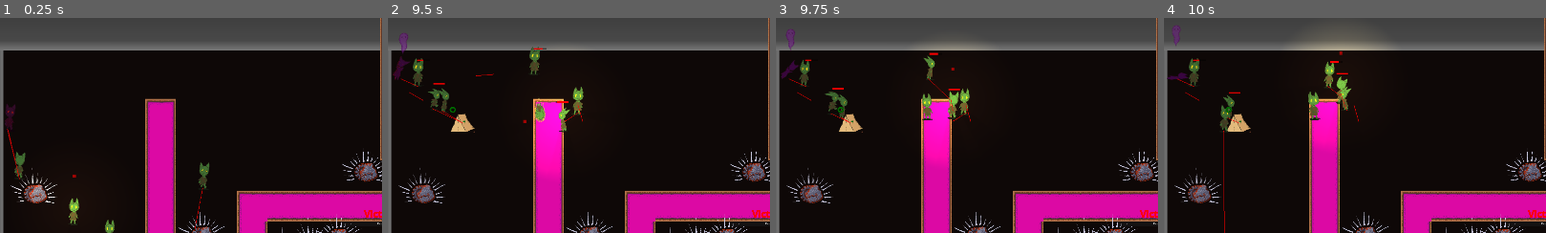
Above: before the commit, frames 1-4 (left to right).
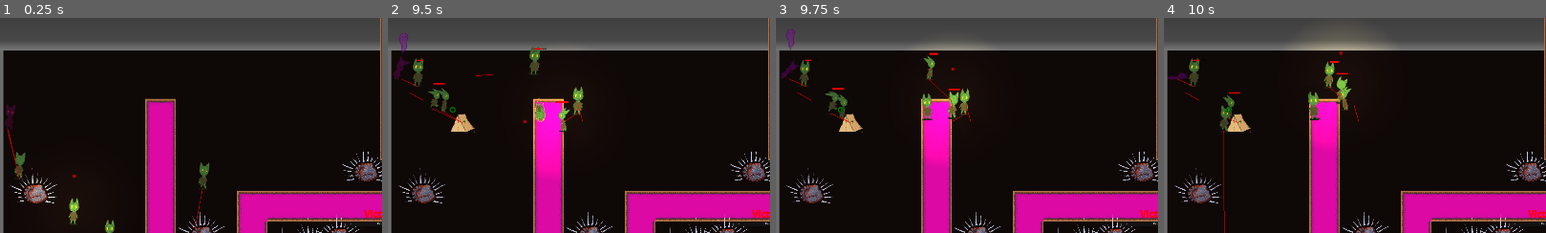
Above: after the commit, the same moments.

Repository: loteque/GoblinGame
Game: Godot game, scene res://tests/test_main_overview.tscn
Two runs of this game, one before a commit and one after it. Both use one fixed random seed, a clock stepped at 60 frames per second and the inputs below. This scene is started directly instead of the project's main scene.
Inputs (mouse positions are % of the whole screen's width and height, from its top left):
- Up to frame 1 (0.25 s): no input
- Up to frame 2 (9.5 s): move the mouse to (45, 70) at 0.52 s; hold Shift (call) 0.53-1.28 s; hold W (up) 0.53-2.03 s; click (45, 70) at 0.67 s; move the mouse to (80, 65) at 1.27 s; tap G (place) every 2.25 s from 1.35 to 8.1 s; move the mouse to (20, 35) at 2.02 s; hold A (left) 2.03-3.53 s; tap Space (throw) every 2.25 s from 2.1 to 8.85 s; move the mouse to (55, 50) at 2.77 s; tap Shift (call) at 2.85, 7.35 s; click (55, 50) at 2.92 s; move the mouse to (35, 25) at 3.52 s; hold S (down) 3.53-4.28 s; move the mouse to (72, 45) at 4.27 s; hold D (right) 4.28-5.03 s; move the mouse to (30, 55) at 5.02 s; hold W (up) 5.03-5.78 s; hold Shift (call) 5.03-5.78 s; click (30, 55) at 5.17 s; move the mouse to (60, 28) at 5.77 s; hold D (right) 5.78-8.03 s; move the mouse to (45, 70) at 6.52 s; move the mouse to (80, 65) at 7.27 s; click (80, 65) at 7.42 s; move the mouse to (20, 35) at 8.02 s; hold S (down) 8.03-8.78 s; move the mouse to (55, 50) at 8.77 s; hold A (left) from 8.78 s (still down)
- Up to frame 3 (9.75 s): move the mouse to (35, 25) at 9.52 s; release A (left) at 9.53 s; hold W (up) from 9.53 s (still down); hold Shift (call) from 9.53 s (still down); click (35, 25) at 9.67 s
- Up to frame 4 (10 s): keep holding W (up); keep holding Shift (call)
The pictures show only the part of the screen within x 0-50%, y 4-54%; the shares and areas given below are measured in that part.

Frames 1-3 are identical in both runs. In frame 4, 0.1% of the frame differs, in the area x 0-5%, y 3-29%.

Commit message:
Make dead bodies render behind living
Closes #201

Diff:
--- a/project/new_actor.gd
+++ b/project/new_actor.gd
@@ -58,6 +58,7 @@
     process_mode = Node.PROCESS_MODE_DISABLED
     animated_sprite_2d.process_mode = Node.PROCESS_MODE_ALWAYS
     await animated_sprite_2d.animation_finished
+    z_index = 0
     animated_sprite_2d.process_mode = Node.PROCESS_MODE_DISABLED
     if lights:
         lights.queue_free()
